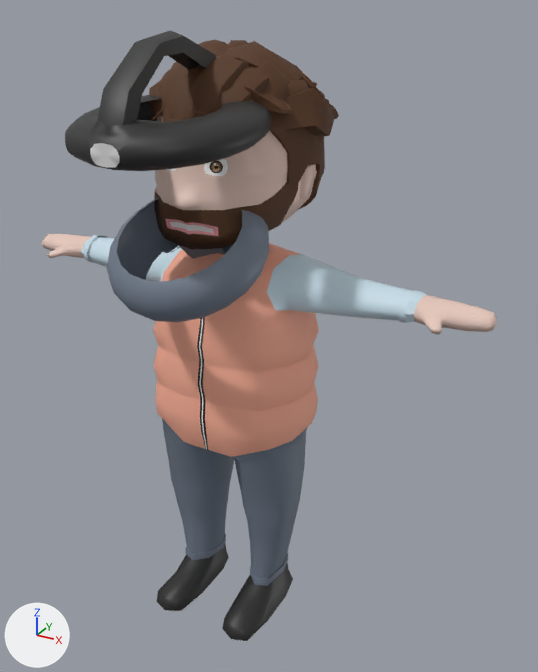
The FBX model Assets/Animations/DoubleJumpingAnimation.fbx: old version first, new version second.
Both versions are drawn from a 50 mm lens placed at (0.0453, -0.0731, 0.077), pointed at (0.0052, -0.0002, 0.0405). The axes (+X, +Y, +Z) are drawn at lower left. The lights are the same throughout. Where no turn or scale is listed for an object, it has been applied to the vertices.

In view in the first picture: 'Body', 'Hair_Scalp', 'Headlamp', 'Scarf', 'Tuft_of_hair1', 'Tuft_of_hair11', 'Tuft_of_hair24', 'Tuft_of_hair4', 'Tuft_of_hair5', 'Tuft_of_hair6', 'Tuft_of_hair7'.
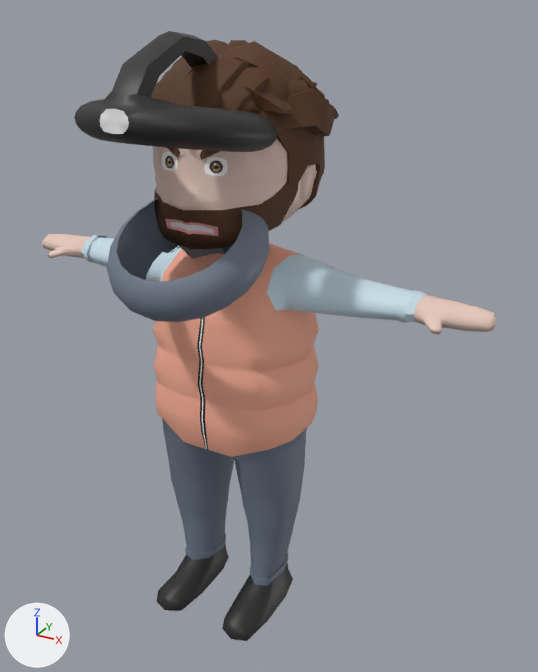
Diff of the bpy script that builds the scene:
```diff
--- a/Assets/Animations/DoubleJumpingAnimation.fbx.py
+++ b/Assets/Animations/DoubleJumpingAnimation.fbx.py
@@ ob_headlamp @@
 ob_headlamp.parent = ob_character_group
-ob_headlamp.location = (-0.0255, 6.97, 1.099)
-ob_headlamp.rotation_euler = (0.1, 0.0455, 0.00299)  # degrees (5.7, 2.6, 0.2)
+ob_headlamp.location = (-0.0255, 6.96, 0.848)
+ob_headlamp.rotation_euler = (-0.161, 0.0437, -0.0148)  # degrees (-9.2, 2.5, -0.8)
 ob_headlamp.scale = (0.748, 0.394, 0.752)
```

Where the change shows, as pixel boxes [x1, y1, x2, y2] in the pictures (538 x 672 px):
'Headlamp', moved, turned: before [65, 30, 271, 171]; after [74, 31, 278, 152]
